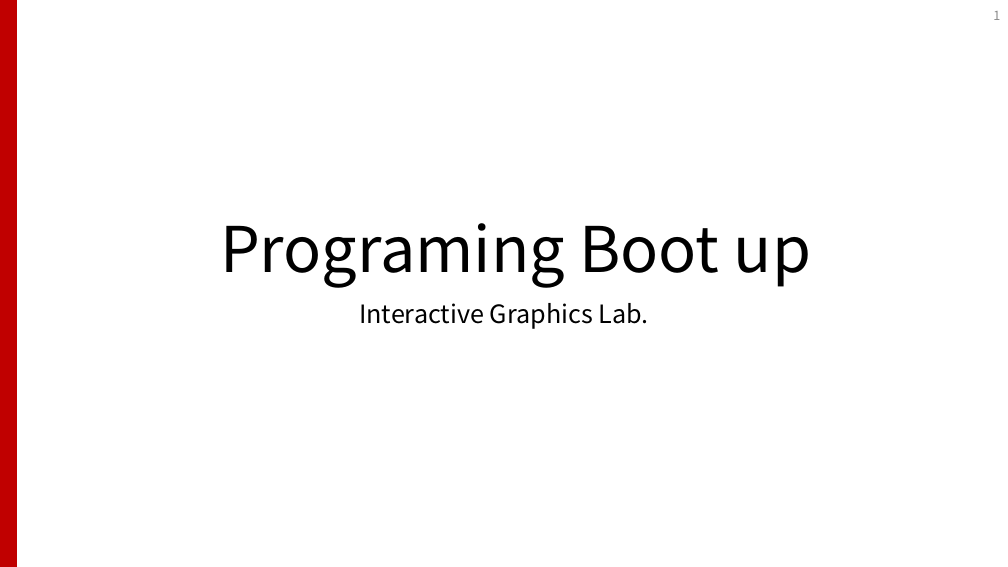
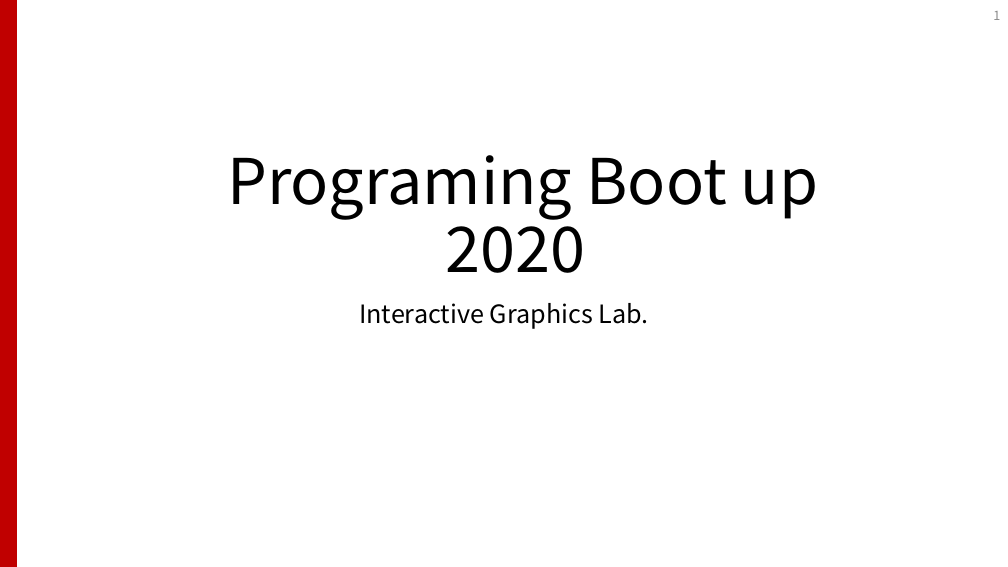
Before and after one commit to shibasab/IGLabProgramBootup, a slide deck: slide 1 of プログラミングスタートアップ.pptx. Drawn at 1008x567 pixels with LibreOffice and Linux fonts; fonts in the diff are those of the drawing. Boxes give left, top, right and bottom in pixels: in the first picture for what was removed or moved away, otherwise in the second. Text is boxed around its words. In the diff, an @@ line names an element or a change of style, - is before the commit and + after.

```diff
--- a/プログラミングスタートアップ.pptx
+++ b/プログラミングスタートアップ.pptx
@@ title at box(227, 155, 818, 273): text changed @@
-Programing Boot up
+Programing Boot up
+2020
```
Also in this commit, not shown: 3 other slides changed, 4 slides added.
